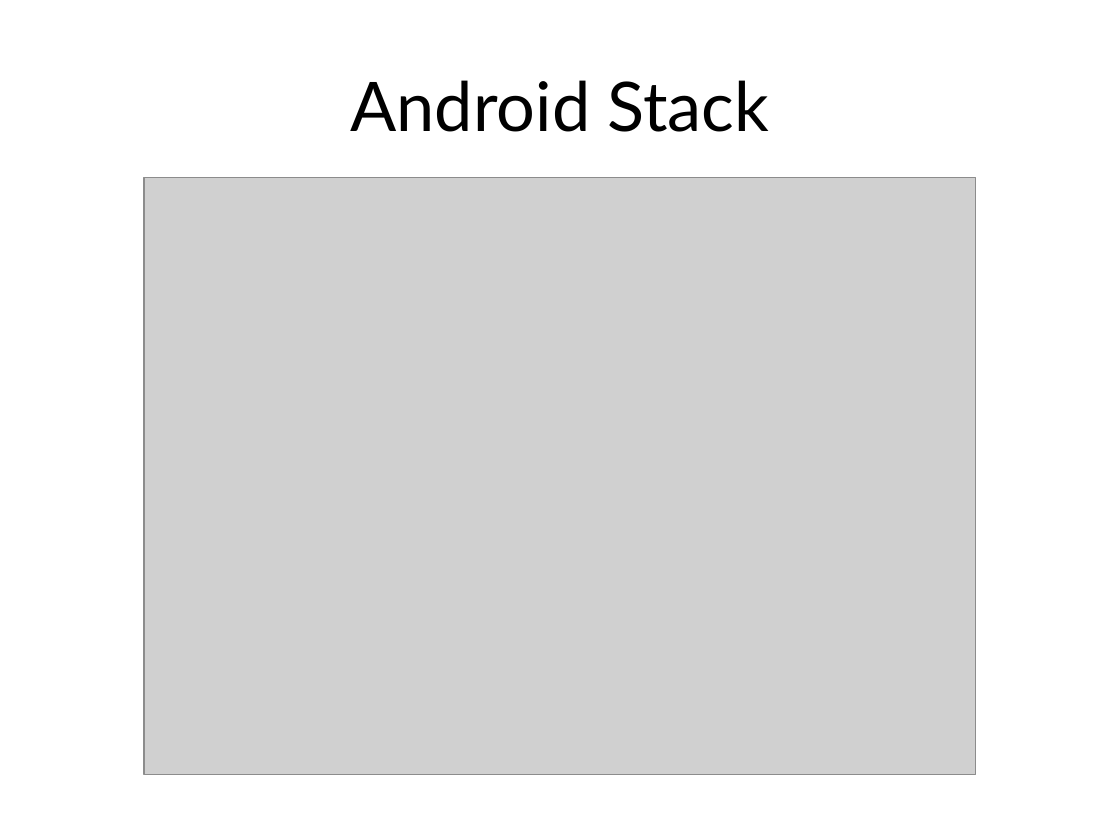
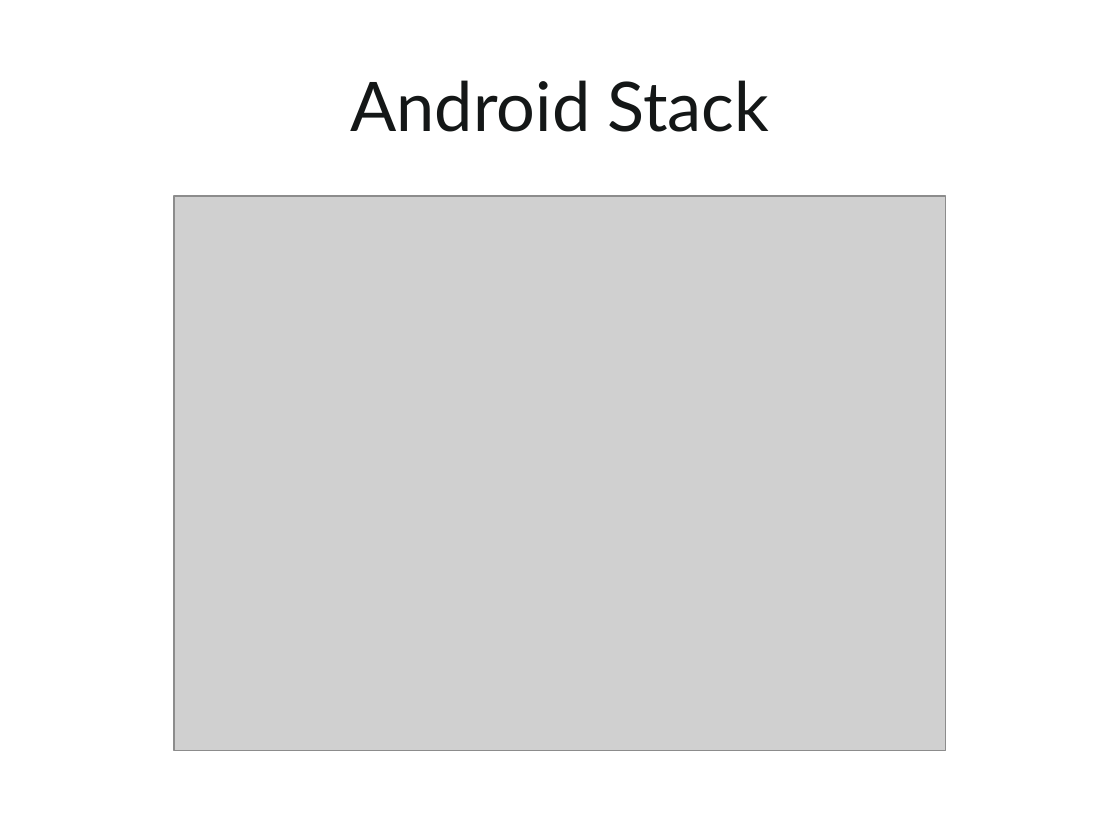
Before and after one commit to kevinmcmahon/MonoDroid101, a slide deck: slide 8 of slides/Monodroid101.pptx. Drawn at 1120x840 pixels with LibreOffice and Linux fonts; fonts in the diff are those of the drawing; grey boxes stand for pictures; background and template pictures are left out. Boxes give left, top, right and bottom in pixels: in the first picture for what was removed or moved away, otherwise in the second. Text is boxed around its words. In the diff, an @@ line names an element or a change of style, - is before the commit and + after.

```diff
--- a/slides/Monodroid101.pptx
+++ b/slides/Monodroid101.pptx
@@ title "Android Stack" at <box>351,80,770,132</box>: text colour #000000 to #141717 @@
@@ picture: place and size @@
-picture at <box>144,177,977,774</box>
+picture at <box>174,196,945,750</box>
```
Also in this commit, not shown: 21 other slides changed, 6 other files.
